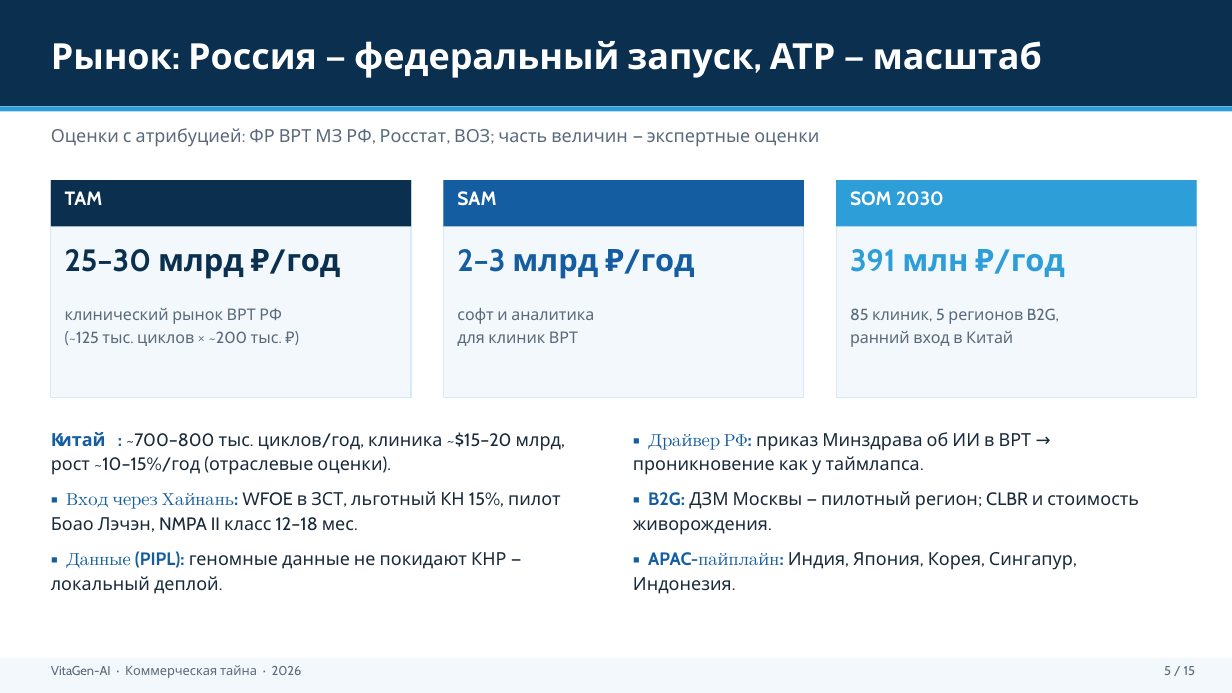
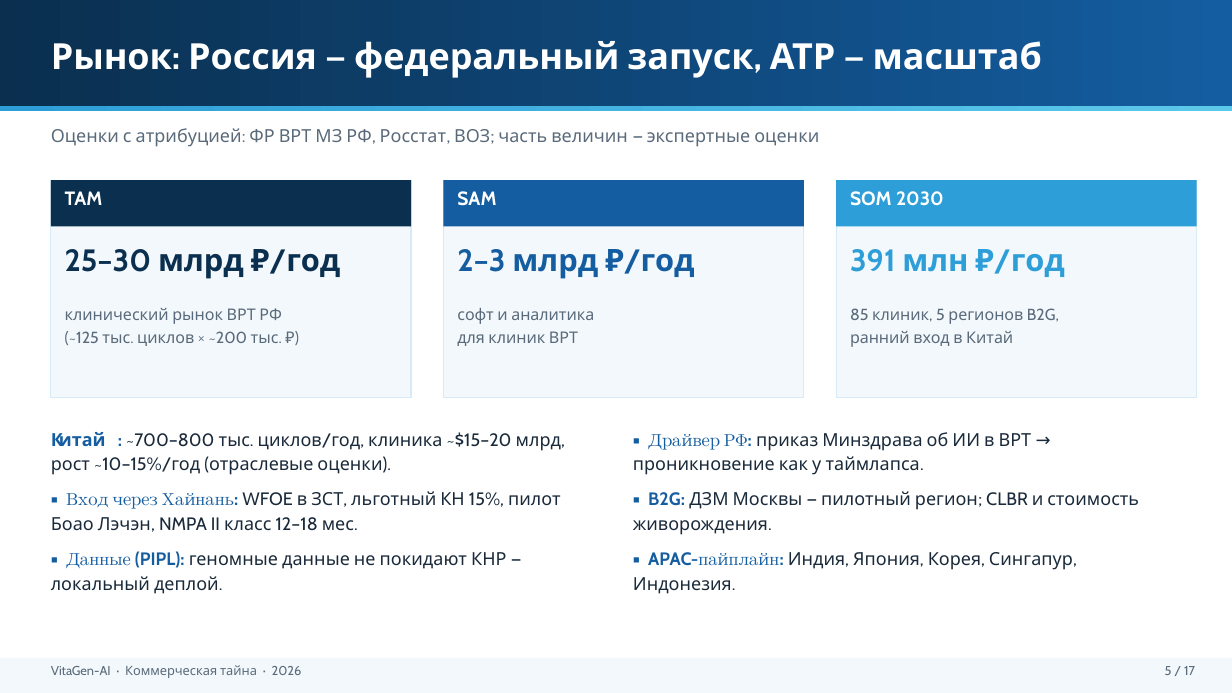
Before and after one commit to Mary-RND/vebinar-ii-analitik-landing, a slide deck: slide 5 of Business plan/Готовые документы/VitaGen_Инвестиционная_презентация.pptx. Drawn at 1232x693 pixels with LibreOffice and Linux fonts; fonts in the diff are those of the drawing. Boxes give left, top, right and bottom in pixels: in the first picture for what was removed or moved away, otherwise in the second. Text is boxed around its words. In the diff, an @@ line names an element or a change of style, - is before the commit and + after.

```diff
--- a/Business plan/Готовые документы/VitaGen_Инвестиционная_презентация.pptx
+++ b/Business plan/Готовые документы/VitaGen_Инвестиционная_презентация.pptx
@@ rectangle at [0, 0, 1232, 106]: fill #0A2F4F to gradient #0A2F4F to #145DA0 @@
@@ rectangle at [0, 106, 1232, 112]: fill #2E9ED8 to gradient #2E9ED8 to #5BC8EA @@
@@ text at [1165, 666, 1195, 675]: text changed @@
-5 / 15
+5 / 17
```
Also in this commit, not shown: 14 other slides changed, 2 slides added, 11 other files.
